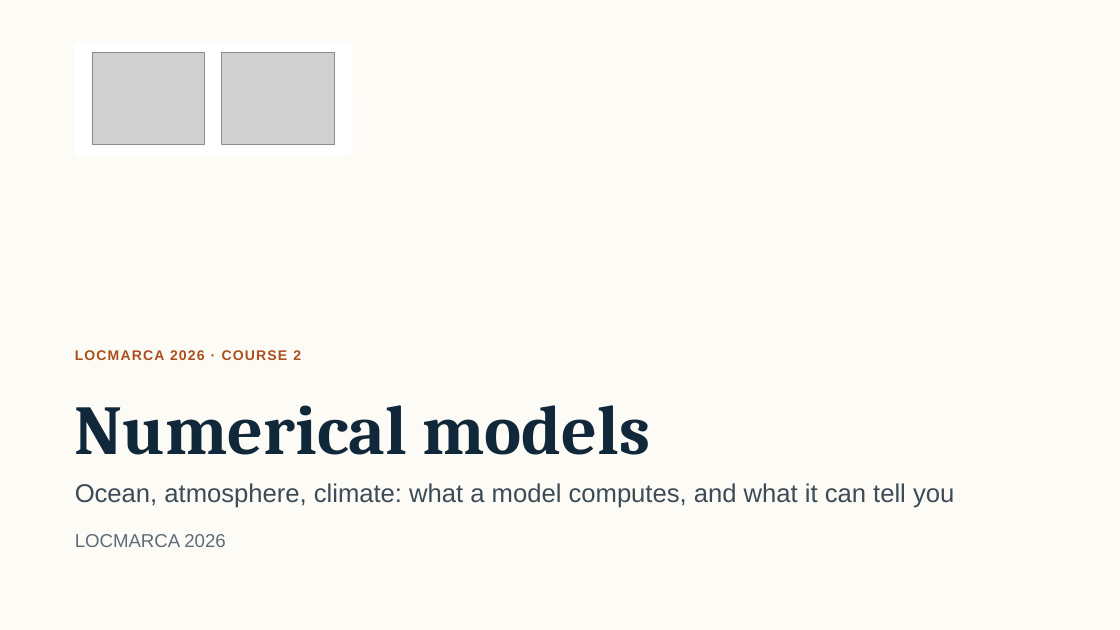
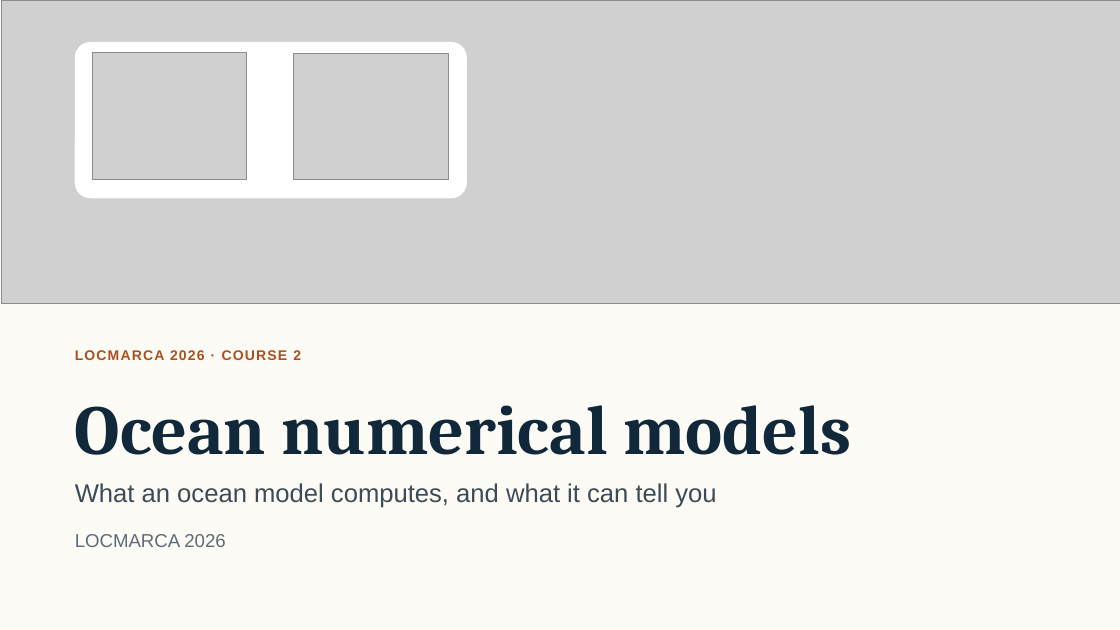
Before and after one commit to gcambon/script-locmarca, a slide deck: slide 1 of Courses/02_course_numerical_models.pptx. Drawn at 1120x630 pixels with LibreOffice and Linux fonts; fonts in the diff are those of the drawing; grey boxes stand for pictures. Boxes give left, top, right and bottom in pixels: in the first picture for what was removed or moved away, otherwise in the second. Text is boxed around its words. In the diff, an @@ line names an element or a change of style, - is before the commit and + after.

```diff
--- a/Courses/02_course_numerical_models.pptx
+++ b/Courses/02_course_numerical_models.pptx
@@ picture added at <box>1,0,1120,303</box> @@
@@ rounded rectangle: place and size @@
-rounded rectangle at <box>75,42,352,155</box>
+rounded rectangle at <box>75,42,467,198</box>
@@ rounded rectangle at <box>75,42,467,198</box>: outline #FFFFFF 1 pt to none; proportions changed @@
@@ picture: place and size @@
-picture at <box>92,52,205,145</box>
+picture at <box>92,52,247,179</box>
@@ picture: place and size @@
-picture at <box>222,52,335,145</box>
+picture at <box>294,54,449,180</box>
@@ text at <box>75,405,851,455</box>: text changed @@
-Numerical models
+Ocean numerical models
@@ text at <box>75,483,716,508</box>: text changed @@
-Ocean, atmosphere, climate: what a model computes, and what it can tell you
+What an ocean model computes, and what it can tell you
```
Also in this commit, not shown: 28 other slides changed, 7 slides added, 1 slide removed, 5 other files.
